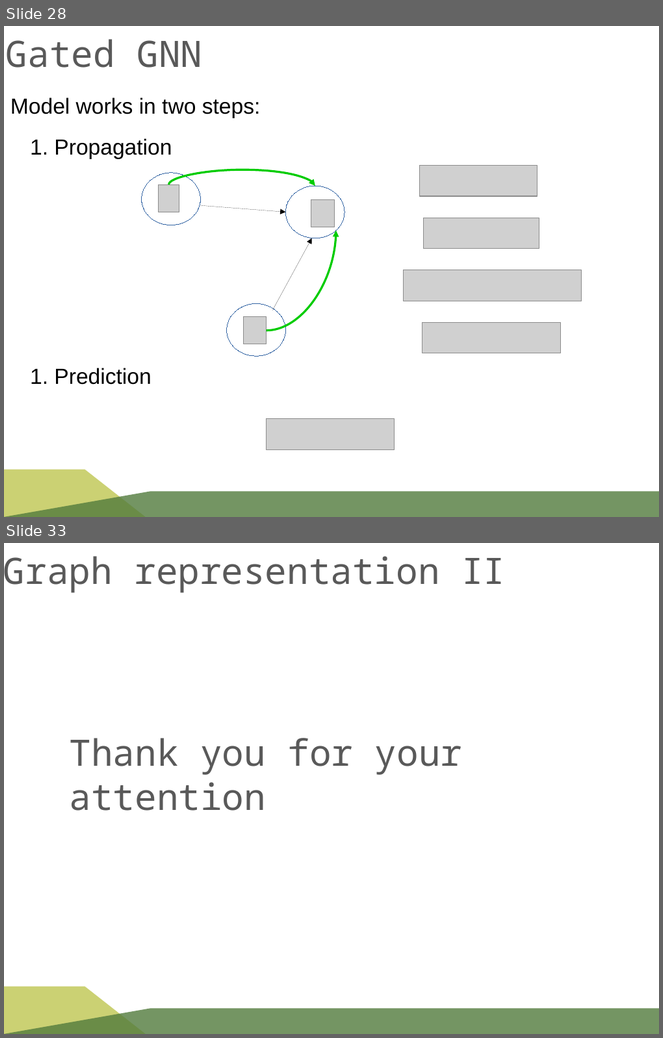
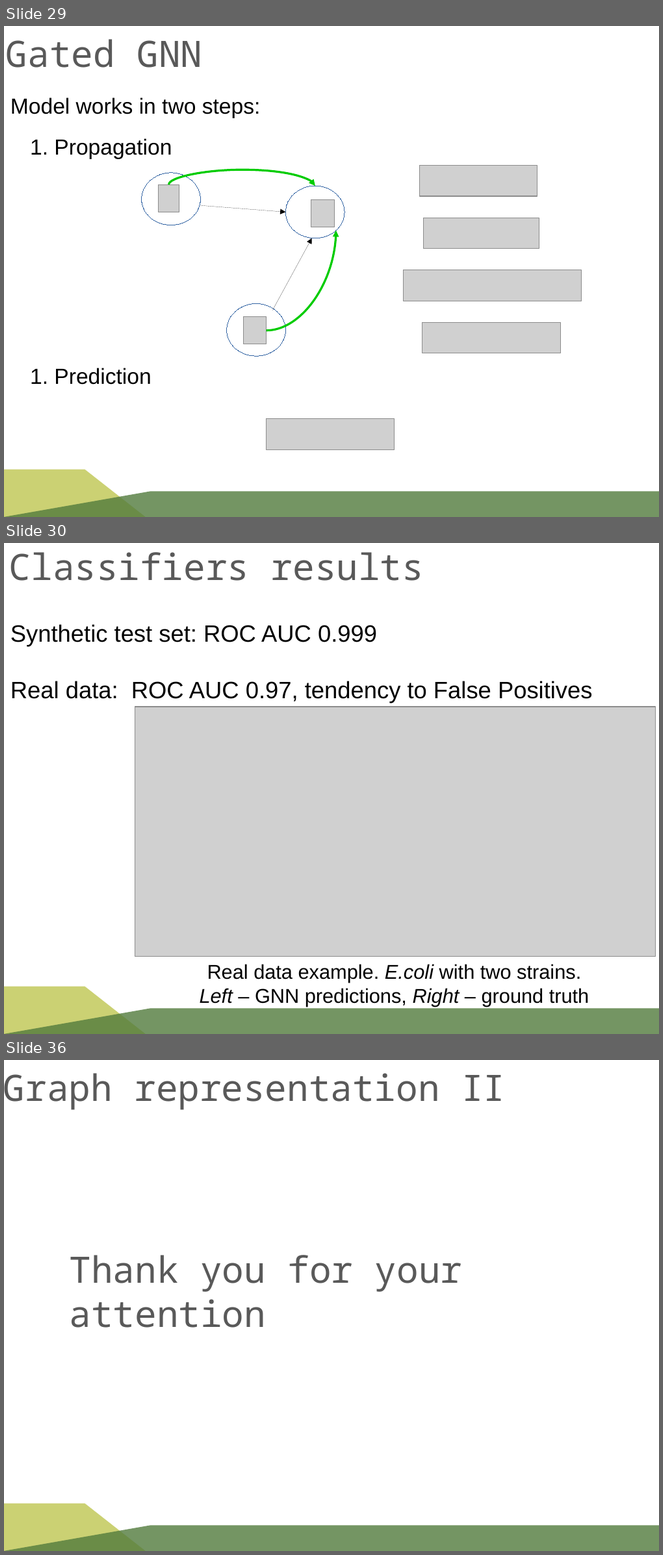
Before and after one commit to rykachevskiy/CRISPR, a slide deck: SK-MIT-CRISPR.odp. Shown one above the other, each under a label of ours: slides 28 and 33 before the commit, slides 29, 30 and 36 after it; the slides between them are not shown. The pictures are 663x1038 and 663x1555 pixels, drawn with LibreOffice and Linux fonts; fonts in the diff are those of the drawing; grey boxes stand for pictures; background and template pictures are left out. Boxes give left, top, right and bottom in pixels: in the first picture for what was removed or moved away, otherwise in the second. Text is boxed around its words. In the diff, an @@ line names an element or a change of style, - is before the commit and + after.

```diff
--- a/SK-MIT-CRISPR.odp
+++ b/SK-MIT-CRISPR.odp
@@ slide 30 added at (x1=4, y1=543, x2=659, y2=1034), background #FFFFFF; not listed: 2 template elements that a slide beside it also shows @@
@@ text added at (x1=9, y1=552, x2=424, y2=581), 40 pt, text #595959 @@
+Classifiers results
@@ text added at (x1=10, y1=624, x2=593, y2=704), 26 pt, text #000000 @@
+Synthetic test set: ROC AUC 0.999
+Real data: ROC AUC 0.97, tendency to False Positives
@@ picture added at (x1=135, y1=707, x2=655, y2=956) @@
@@ text added at (x1=200, y1=964, x2=589, y2=1007), 22 pt, text #000000 @@
+Real data example. E.coli with two strains.
+Left – GNN predictions, Right – ground truth
@@ what was slide 28 is now slide 29 @@
@@ what was slide 33 is now slide 36 @@
```
Also in this commit, not shown: 14 slides changed, 5 other slides added, 3 slides removed, 6 other files.
